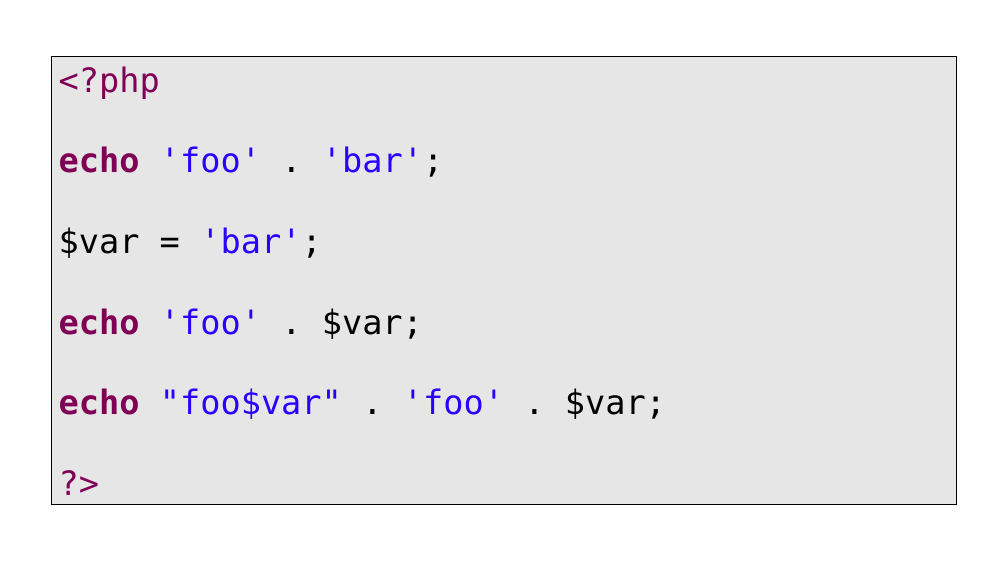
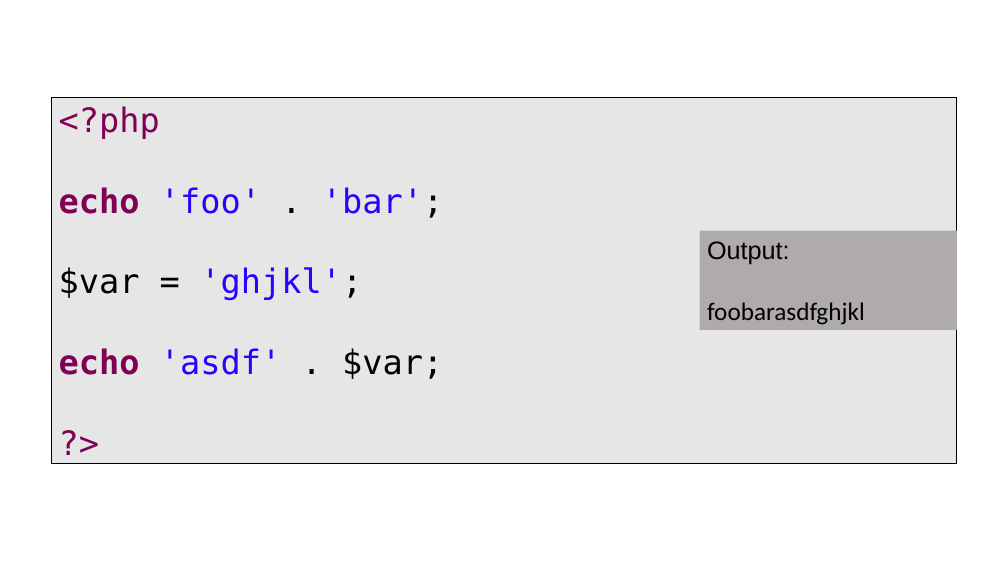
Before and after one commit to PHPEmbark/curriculum, a slide deck: slide 31 of course/1 - Basic Programming/Basics Of Programming.pptx. Drawn at 1008x567 pixels with LibreOffice and Linux fonts; fonts in the diff are those of the drawing. Boxes give left, top, right and bottom in pixels: in the first picture for what was removed or moved away, otherwise in the second. Text is boxed around its words. In the diff, an @@ line names an element or a change of style, - is before the commit and + after.

```diff
--- a/course/1 - Basic Programming/Basics Of Programming.pptx
+++ b/course/1 - Basic Programming/Basics Of Programming.pptx
@@ text "<?php": place and size @@
-text "<?php" at bbox=[51, 53, 957, 508]
+text "<?php" at bbox=[51, 93, 957, 467]
@@ rectangle added at bbox=[699, 231, 957, 330], fill #AFABAB, 24 pt, text #000000 @@
+Output:
+foobarasdfghjkl
@@ text at bbox=[59, 267, 443, 379]: text changed @@
-$var = 'bar';
-echo 'foo' . $var;
-echo "foo$var" . 'foo' . $var;
+$var = 'ghjkl';
+echo 'asdf' . $var;
```
Also in this commit, not shown: 29 other slides changed, 9 slides added.
